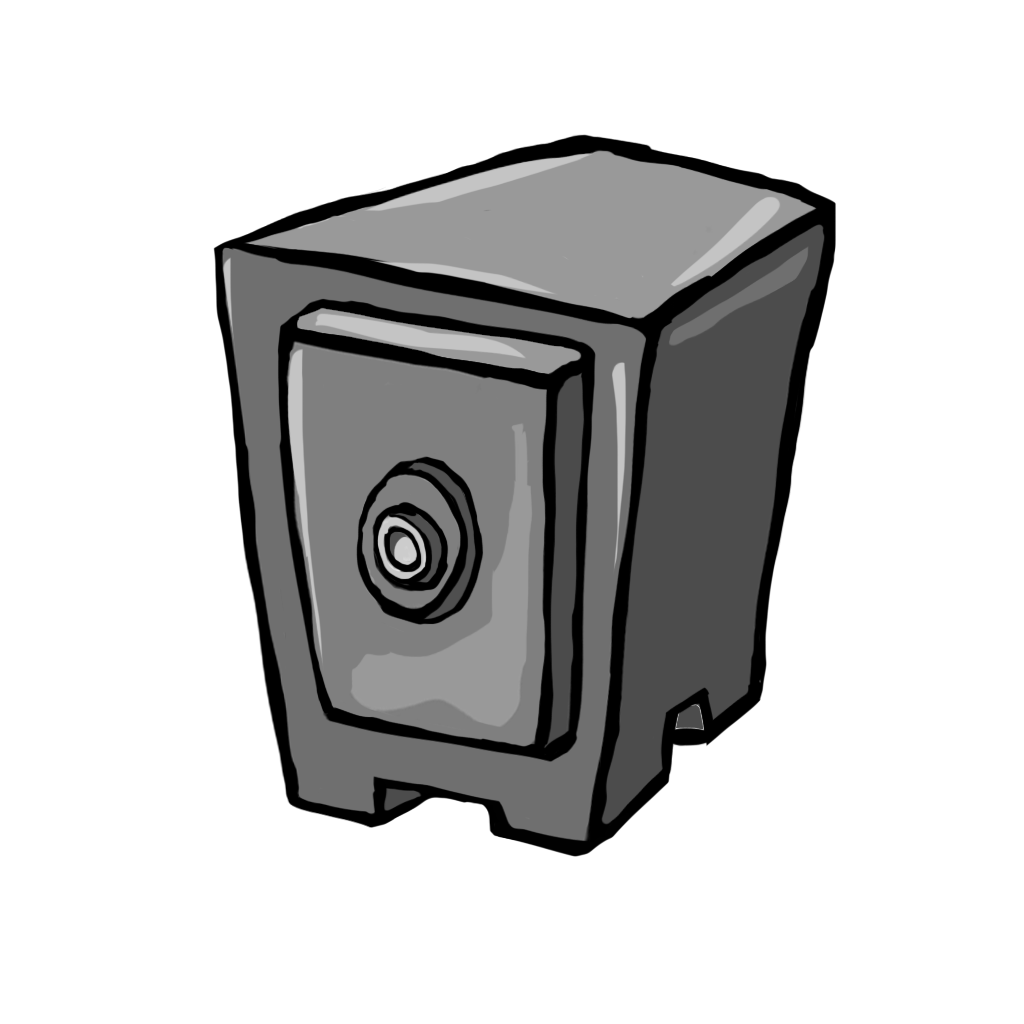
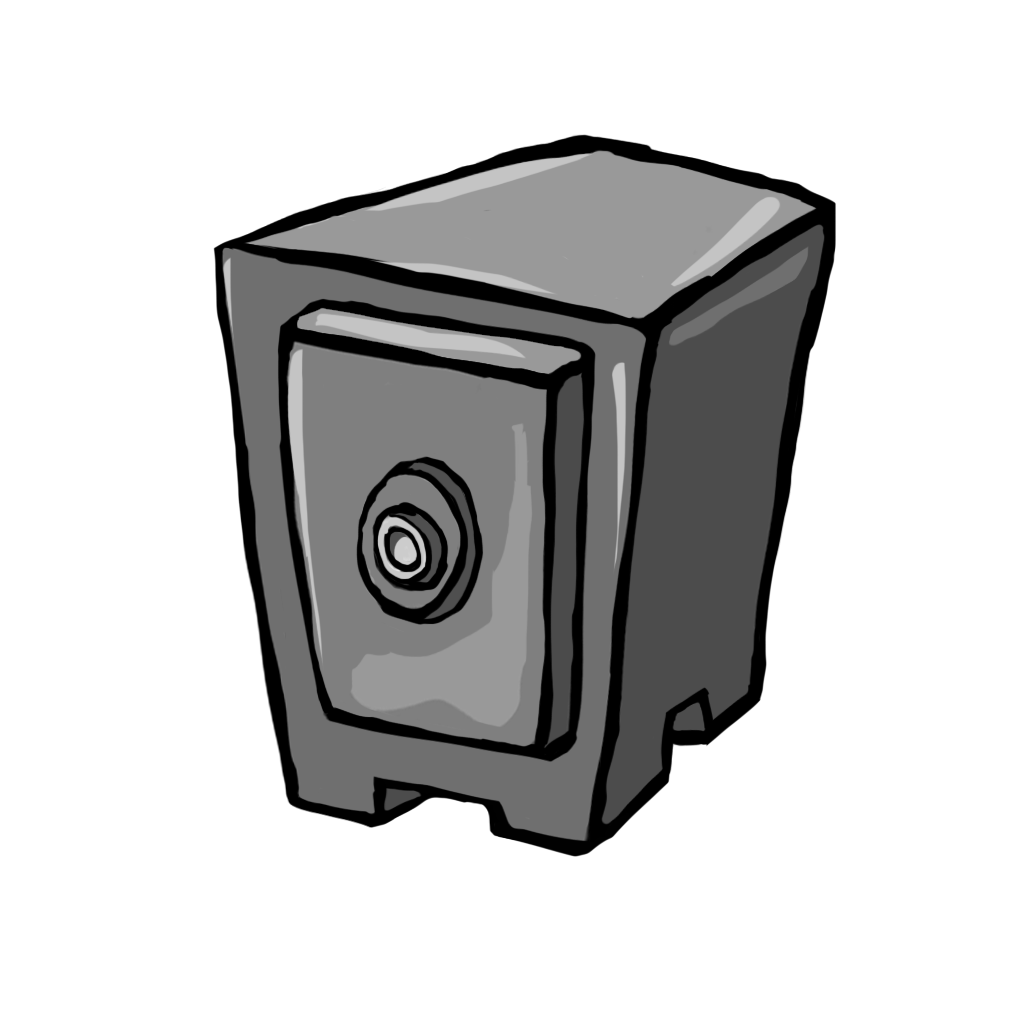
Comparing the layer stacks of the two (1024, 1024) images. Changes:
painted on "Camada 2" over [672, 679, 761, 745]
